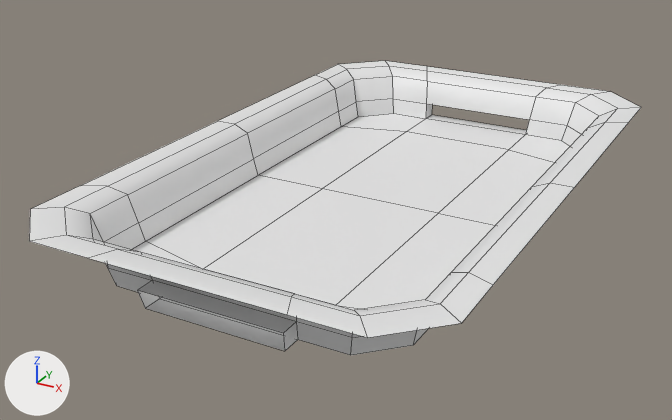
One commit to the FBX model UNET/Assets/level 2 players.FBX: the scene before it, then after it.
One viewpoint serves both versions: a 50 mm camera at (66.8, -137.0, 60.2) aimed at (-5.4, -5.7, -5.4). The lights are fixed; the arrows at lower left show +X, +Y and +Z. Mesh edges are drawn as thin lines. Where no turn or scale is listed for an object, it has been applied to the vertices.
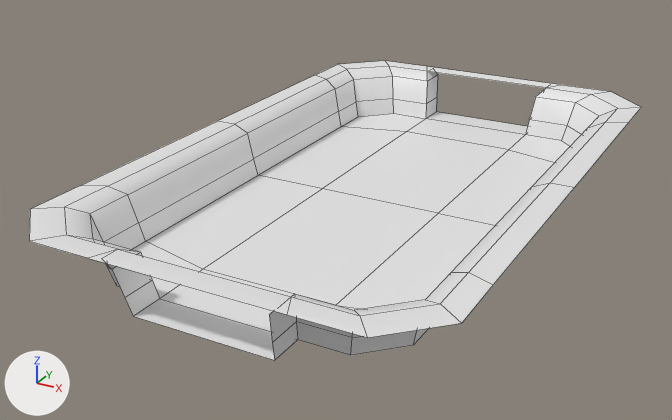
Commit message: levels updated

Pixel boxes [x1, y1, x2, y2] of what changed, in the pictures (672 x 420 px; the box of a moved part takes in the faces that stretch with it):
'Object001', reshaped
    before: [29, 61, 641, 355]
    after: [29, 61, 641, 360]
part 1 of me_mesh, moved or reshaped
    before: [122, 250, 298, 351]
    after: [106, 250, 298, 360]
part 2 of me_mesh, moved or reshaped
    before: [426, 71, 546, 135]
    after: [426, 71, 527, 135]

The change, as a list of edits to the scene's bpy script:
```text
Change me_mesh:
    where me_mesh.from_pydata(...)  # 104 vertices, 90 faces; spans x -34.3..34.3, y -55.8..55.8, z -4.7..4.7
    used by ob_object001; location = (0.0, 0.0, 0.0)
    verts and faces of me_mesh; kept vertices keep their numbers, new ones are numbered from 104
    before: 28 (12.4, -48.9, 3.3) at pixel (294, 293), 29 (-12.4, -48.9, 3.3) at pixel (140, 252), 30 (-13.7, -51.8, 4.7) at pixel (118, 249), 31 (13.7, -51.8, 4.7) at pixel (291, 296), 76 (11.8, -47.7, -1.5) at pixel (296, 321)
    before: 77 (-11.8, -47.7, -1.5) at pixel (152, 280), 84 (11.8, -50.9, -1.5) at pixel (283, 333), 85 (-11.8, -50.9, -1.5) at pixel (137, 290), 88 (-11.5, -50.1, -4.7) at pixel (145, 308), 89 (11.5, -50.1, -4.7) at pixel (284, 351)
    before: 40 (-12.4, 48.9, 3.3) at pixel (427, 81), 41 (12.4, 48.9, 3.3) at pixel (535, 96), 42 (13.7, 51.8, 4.7) at pixel (546, 87), 43 (-13.7, 51.8, 4.7) at pixel (427, 71), 78 (-11.8, 47.7, -1.5) at pixel (426, 103)
    before: 79 (11.8, 47.7, -1.5) at pixel (529, 119), 86 (-11.8, 50.9, -1.5), 87 (11.8, 50.9, -1.5), 90 (11.5, 50.1, -4.7), 91 (-11.5, 50.1, -4.7) at pixel (431, 114)
    me_mesh part 1
    add delete_faces([(28, 29, 30, 31), (28, 76, 77, 29), (76, 84, 85, 77)])
    add verts[84] = (11.8, -53.5, -1.5)  # moved, pixel (272, 342)
    add verts[85] = (-11.8, -53.5, -1.5)  # moved, pixel (124, 297)
    add verts[88] = (-11.5, -52.6, -4.7)  # moved, pixel (133, 316)
    add verts[89] = (11.5, -52.6, -4.7)  # moved, pixel (274, 360)
    add verts[104] = (12.4, -54.8, 3.3)  # pixel (269, 314)
    add verts[105] = (-12.4, -54.8, 3.3)  # pixel (111, 269)
    add verts[106] = (-13.7, -55.0, 4.7)  # pixel (101, 258)
    add verts[107] = (13.7, -55.0, 4.7)  # pixel (277, 308)
    add faces += [(29, 30, 106, 105), (28, 104, 107, 31), (28, 76, 84, 104), (29, 105, 85, 77)]
    me_mesh part 2
    add delete_faces([(40, 41, 42, 43), (40, 78, 79, 41), (78, 86, 87, 79)])
    add verts[86] = (-11.8, 53.5, -1.5)  # moved, pixel (436, 97)
    add verts[87] = (11.8, 53.5, -1.5)  # moved
    add verts[90] = (11.5, 52.6, -4.7)  # moved
    add verts[91] = (-11.5, 52.6, -4.7)  # moved, pixel (436, 111)
    add verts[108] = (-12.4, 54.8, 3.3)  # pixel (437, 74)
    add verts[109] = (12.4, 54.8, 3.3)  # pixel (544, 89)
    add verts[110] = (13.7, 55.0, 4.7)  # pixel (550, 84)
    add verts[111] = (-13.7, 55.0, 4.7)  # pixel (433, 68)
    add faces += [(41, 42, 110, 109), (40, 108, 111, 43), (40, 78, 86, 108), (41, 109, 87, 79)]
```
